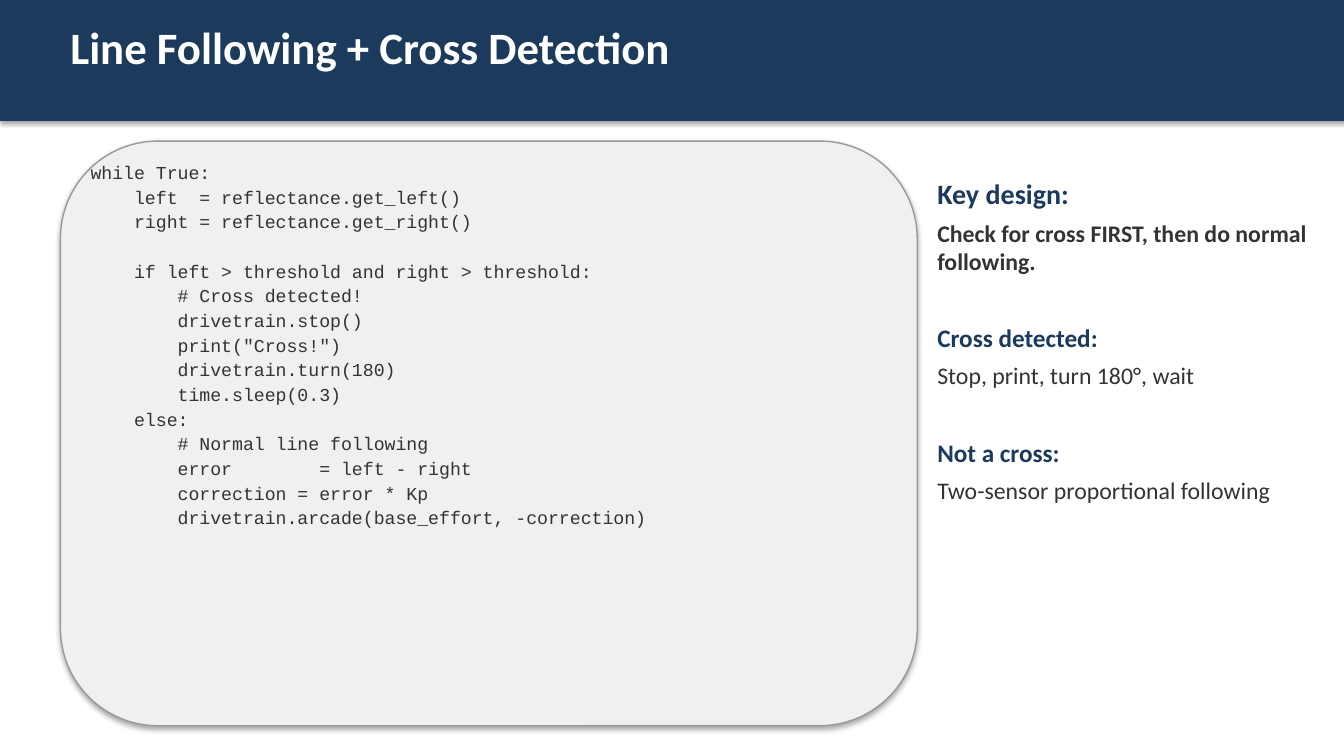
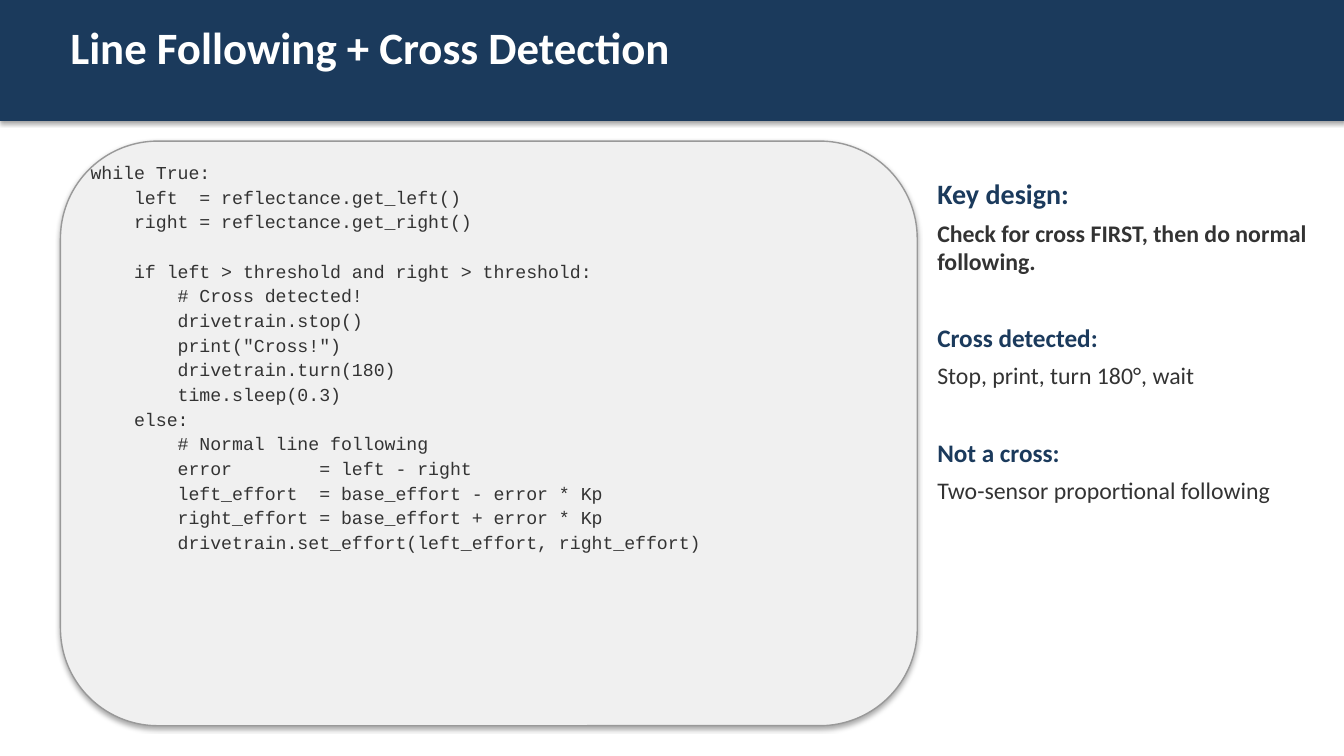
Before and after one commit to bradamiller/IntoToPython, a slide deck: slide 5 of module-02-line-tracking/slides/07-detecting-intersections.pptx. Drawn at 1344x756 pixels with LibreOffice and Linux fonts; fonts in the diff are those of the drawing. Boxes give left, top, right and bottom in pixels: in the first picture for what was removed or moved away, otherwise in the second. Text is boxed around its words. In the diff, an @@ line names an element or a change of style, - is before the commit and + after.

```diff
--- a/module-02-line-tracking/slides/07-detecting-intersections.pptx
+++ b/module-02-line-tracking/slides/07-detecting-intersections.pptx
@@ text at [178, 487, 701, 553]: text changed @@
-correction = error * Kp
-drivetrain.arcade(base_effort, -correction)
+left_effort = base_effort - error * Kp
+right_effort = base_effort + error * Kp
+drivetrain.set_effort(left_effort, right_effort)
```
Also in this commit, not shown: 1 slide added, 10 other files.
